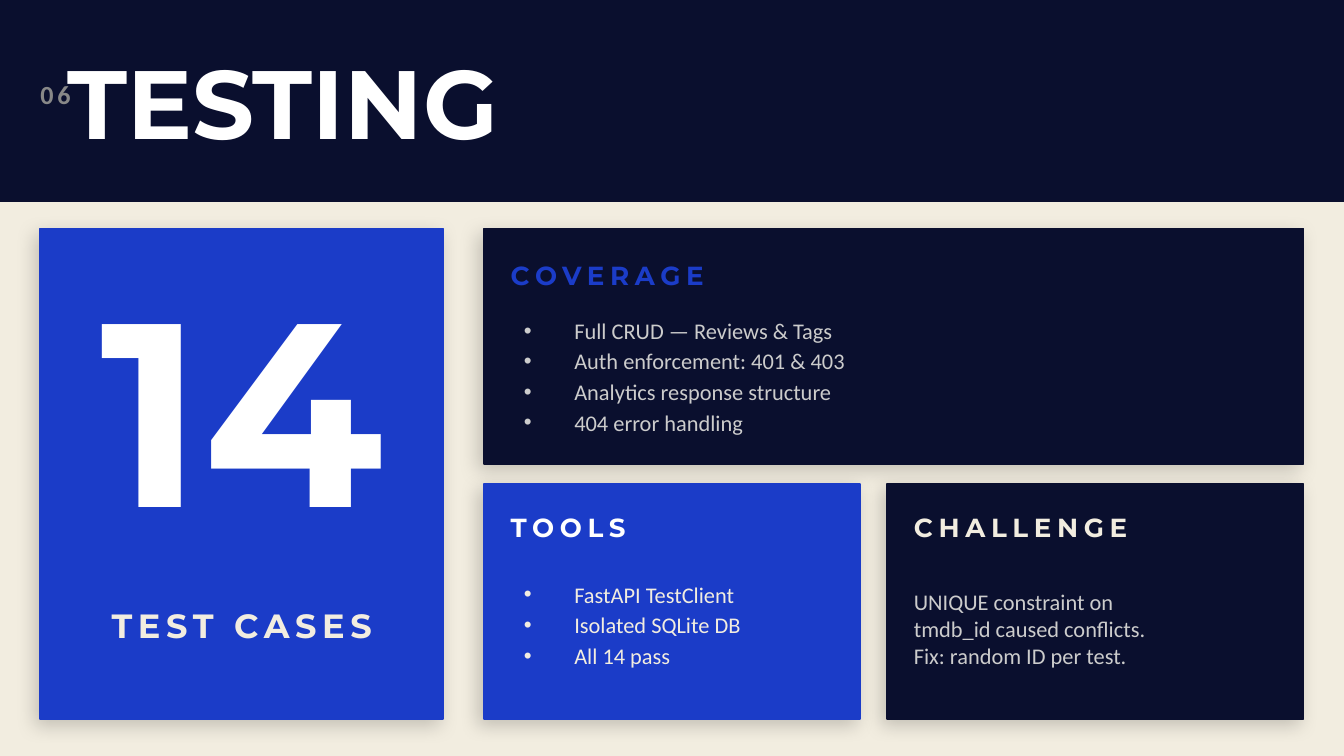
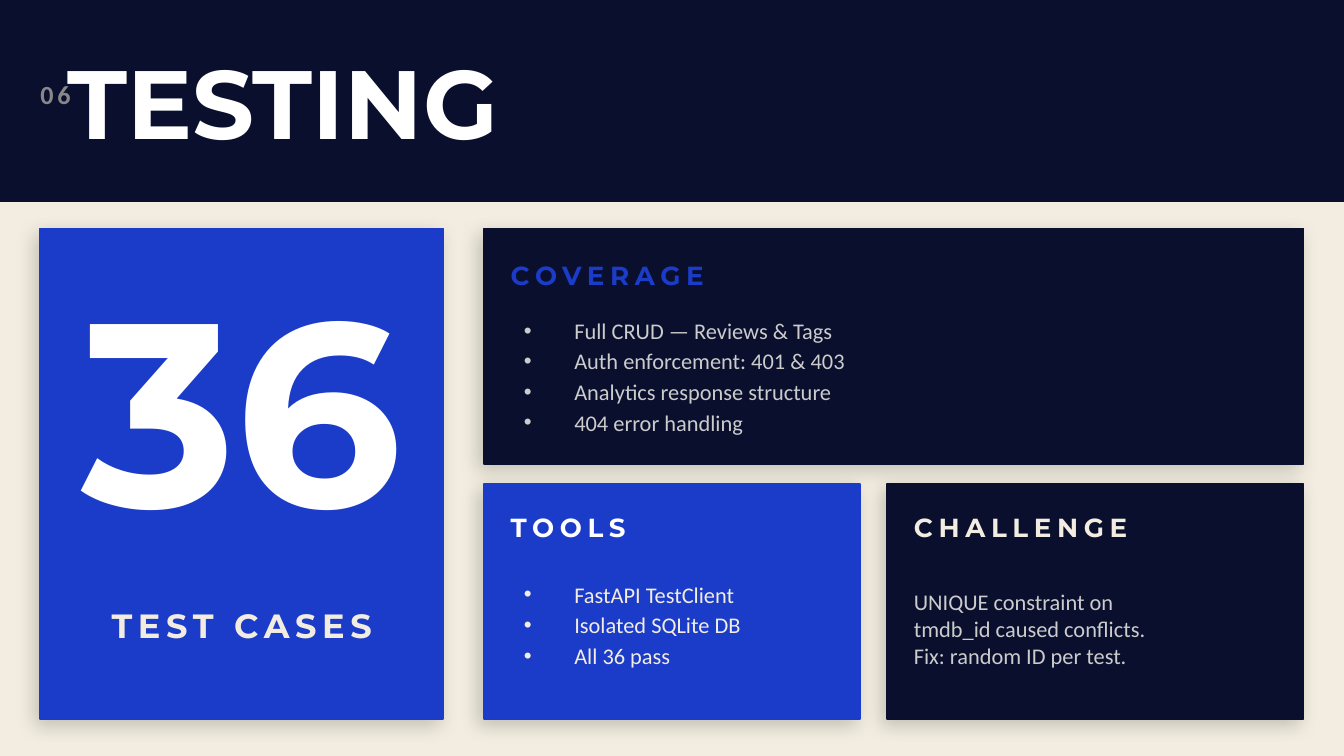
Before and after one commit to Thach2r/movie-api, a slide deck: slide 7 of CineMetrics_Final.pptx. Drawn at 1344x756 pixels with LibreOffice and Linux fonts; fonts in the diff are those of the drawing. Boxes give left, top, right and bottom in pixels: in the first picture for what was removed or moved away, otherwise in the second. Text is boxed around its words. In the diff, an @@ line names an element or a change of style, - is before the commit and + after.

```diff
--- a/CineMetrics_Final.pptx
+++ b/CineMetrics_Final.pptx
@@ text at [81, 321, 402, 510]: text changed @@
-14
+36
@@ text at [574, 648, 670, 668]: text changed @@
-• All 14 pass
+• All 36 pass
```
Also in this commit, not shown: 1 other slide changed.
